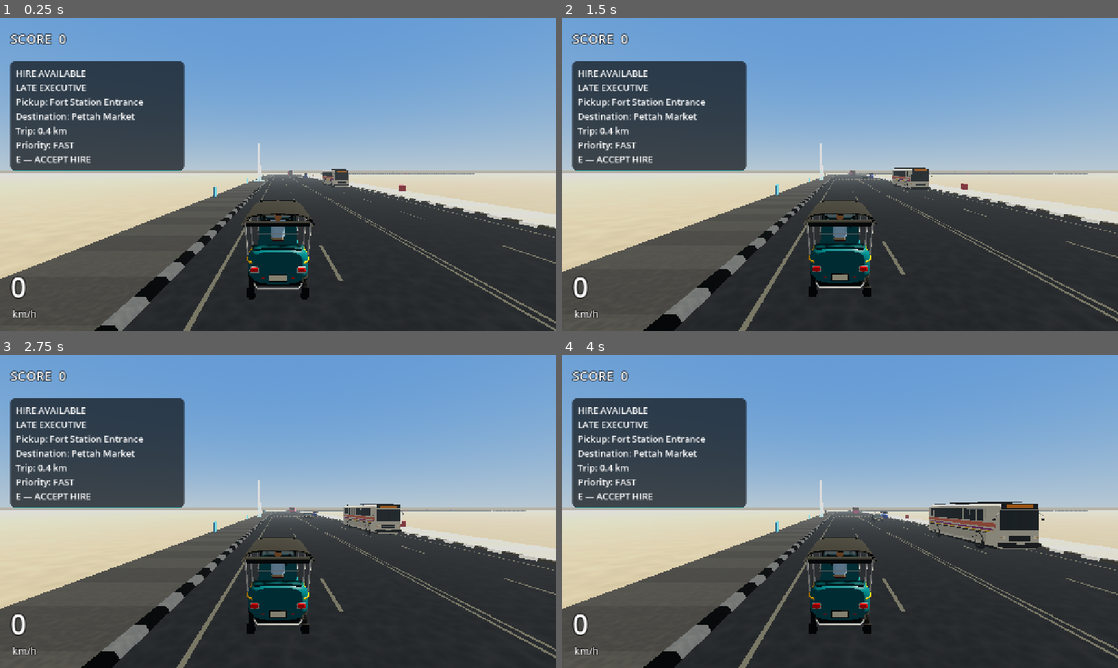
Above: before the commit, frames 1-4 (two rows, left to right).
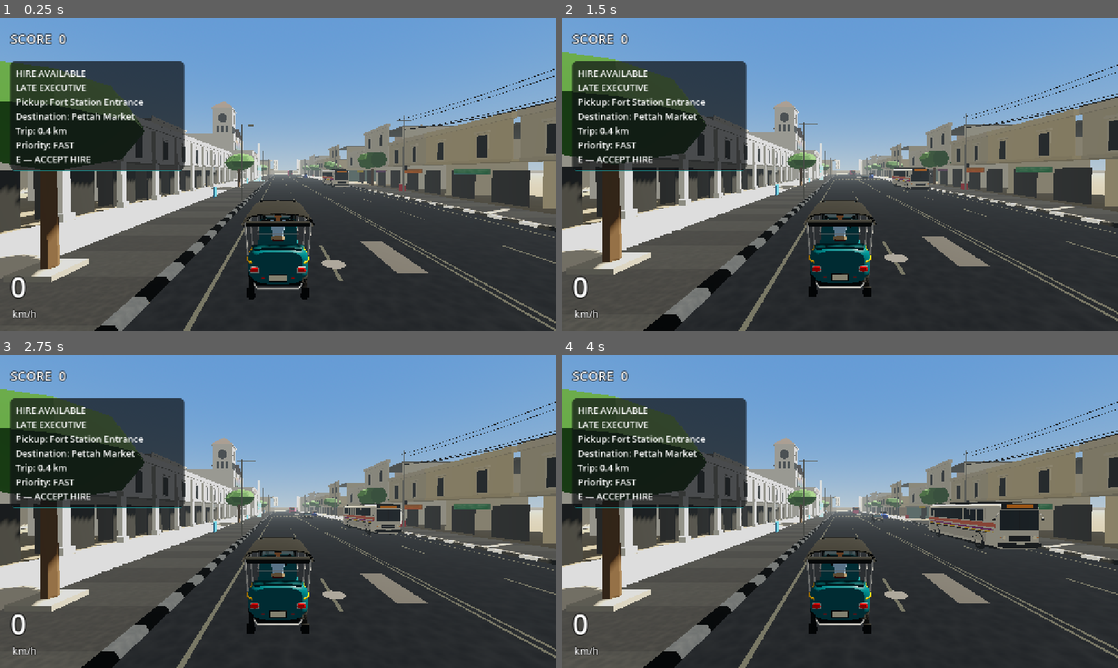
Above: after the commit, the same moments.

Repository: chaven-sl/TukTukColombo
Game: Godot game, scene res://scenes/bootstrap/bootstrap.tscn
Two runs of this game, one before a commit and one after it. Both use one fixed random seed, a clock stepped at 60 frames per second and the inputs below.
Inputs (mouse positions are in pixels of both pictures, inside the frame that each line leads up to):
- Up to frame 1 (0.25 s): no input
- Up to frame 2 (1.5 s): move the mouse to (962, 158) at 0.52 s; hold D (steer_right) 0.53-1.25 s; hold H (horn) 0.53-1.25 s; click (962, 158) at 0.67 s; drag from (728, 190) to (812, 237) at 1.27 s
- Up to frame 3 (2.75 s): move the mouse to (333, 442) at 2.02 s; hold D (steer_right) from 2.03 s (still down); hold H (horn) from 2.03 s (still down)
- Up to frame 4 (4 s): release D (steer_right) at 2.75 s; release H (horn) at 2.75 s; drag from (812, 574) to (673, 464) at 2.77 s; move the mouse to (1006, 558) at 3.52 s; hold A (steer_left) from 3.53 s (still down); hold H (horn) from 3.53 s (still down)

The runs differ from the first frame. In frame 1, 28% of the frame differs, in the area x 0-100%, y 13-85%; in frame 2, 28%; in frame 3, 27%; in frame 4, 26%.
Error before the commit: Parse Error: Static function "static_figure()" not found in base "CharacterBuilder". (res://scripts/districts/fort_pettah_dresser.gd:214)

Commit message:
feat(humans): humans v2 silhouettes and livelier procedural poses
Shaped torso and shoulders, lathed tapered limbs, smaller head with jaw,
ears and fuller hair, hands, shoes/sandals, flared sarongs/skirts (~2.2k
tris); low-detail static build for the background crowd. Poses: longer
stride with counter-twist, stronger run/dive/argue, relaxed seated
passenger, four idle stances. Same rig, outfits and gameplay hooks.

Co-Authored-By: Claude Opus 5.5 <noreply@anthropic.com>

Diff:
--- a/scripts/art/character_builder.gd
+++ b/scripts/art/character_builder.gd
@@ -2,7 +2,8 @@
 extends RefCounted
 ## Stylised adult Sri Lankan characters (v0.03B), generated procedurally.
 ##
-## One rigidly skinned mesh per outfit variant (11 bones, ~1–1.4k triangles,
+## One rigidly skinned mesh per outfit variant (11 bones, ~2–3k triangles in v0.03B1:
+## smooth lathed limbs, shaped torso and shoulders, jaw/ears/hair;
 ## one draw call per person), shared by every person wearing it; each person
 ## gets their own Skeleton3D so CharacterRig can pose them independently.
 ## Variety comes from a small shared part set: tops, lower garments, hair,
@@ -40,6 +41,9 @@
 ]
 
 static var _mesh_cache: Dictionary = {}
+static var _static_cache: Dictionary = {}
+## Segment scale while building (static crowd figures use a low-detail build).
+static var _seg := 1.0
 
 
 static func variant_count() -> int:
@@ -58,6 +62,7 @@
 
 static func clear_cache() -> void:
 	_mesh_cache.clear()
+	_static_cache.clear()
 
 
 ## Model-space rest position of each bone.
@@ -82,7 +87,51 @@
 	return sk
 
 
+## Unskinned copy of a variant in its rest pose, for baking static
+## background figures into district chunks (v0.03B1 crowd layer).
+static func static_figure(variant: int) -> ArtMesh:
+	variant = posmod(variant, VARIANTS.size())
+	if _static_cache.has(variant):
+		return _static_cache[variant]
+	_seg = 0.3
+	var m := _build_art(VARIANTS[variant])
+	_seg = 1.0
+	var plain := ArtMesh.new()
+	plain.append(m)
+	_static_cache[variant] = plain
+	return plain
+
+
 static func _build(v: Array) -> ArrayMesh:
+	return _build_art(v).commit(ArtMaterials.get_material(&"plaster"))
+
+
+## Tapered limb hanging from `top` (bone-local rest point) down `length`,
+## radius `r_top` → `r_bot`, rounded ends. Smooth (lathe).
+static func _limb(m: ArtMesh, top: Vector3, length: float, r_top: float, r_bot: float, color: Color, seg: int = 9) -> void:
+	if _seg < 1.0:  # low-detail crowd build: a simple tapered capsule
+		m.lathe(Transform3D(Basis.IDENTITY, top), PackedVector2Array([Vector2(0.0, -length - r_bot * 0.3), Vector2(r_bot, -length),
+				Vector2(r_top, 0.0), Vector2(0.0, r_top * 0.5)]), 5, color)
+		return
+	m.lathe(Transform3D(Basis.IDENTITY, top), PackedVector2Array([
+		Vector2(0.0, -length - r_bot * 0.4), Vector2(r_bot * 0.75, -length - r_bot * 0.15), Vector2(r_bot, -length * 0.92),
+		Vector2(lerpf(r_bot, r_top, 0.55), -length * 0.45), Vector2(r_top, -length * 0.08), Vector2(r_top * 0.7, r_top * 0.4),
+		Vector2(0.0, r_top * 0.6)]), maxi(4, int(seg * _seg)), color)
+
+
+## Vertical body shell: sections Vector4(y, z offset, width, depth).
+static func _vshell(m: ArtMesh, base: Vector3, sections: Array, color: Color, p := 2.6, n := 14) -> void:
+	var secs: Array = []
+	for q: Vector4 in sections:
+		secs.append(Vector4(q.x, -q.y, q.z, q.w))
+	m.shell(Transform3D(Basis(Vector3.RIGHT, -PI * 0.5), base), secs, p, maxi(6, int(n * _seg)), color, true)
+
+
+static func _sph(m: ArtMesh, c: Vector3, r: Vector3, color: Color, seg: int, rings: int) -> void:
+	m.sphere(Transform3D.IDENTITY, c, r, color, maxi(4, int(seg * _seg)), maxi(3, int(rings * _seg)))
+
+
+static func _build_art(v: Array) -> ArtMesh:
 	var top: int = v[0]
 	var lower: int = v[1]
 	var hair: int = v[2]
@@ -91,98 +140,116 @@
 	var low_c: Color = ArtPalette.CLOTH[v[5]]
 	var skin: Color = ArtPalette.SKIN[v[6]]
 	var k: float = v[7]
+	var female := top == Top.BLOUSE
 	var m := ArtMesh.new()
 	m.skinned = true
 	var I := Transform3D.IDENTITY
-	var hair_c := Color(0.08, 0.07, 0.07) if hair != Hair.BALD else skin
-	var shoe := Color(0.12, 0.1, 0.09)
+	var hair_c := Color(0.07, 0.06, 0.06) if hair != Hair.BALD else skin
+	var shoe := Color(0.13, 0.1, 0.08)
 	var at := func(bone_i: int) -> Vector3: return bone_global_rest(bone_i) * k
-	# --- hips / lower body ---
+	var hips: Vector3 = at.call(Bone.HIPS)
+	var chest: Vector3 = at.call(Bone.CHEST)
+	var head: Vector3 = at.call(Bone.HEAD)
+	# --- pelvis (lower garment colour) ---
 	m.bone = Bone.HIPS
-	var hips: Vector3 = at.call(Bone.HIPS)
-	m.bevel_box(I, hips + Vector3(0, 0.02, 0) * k, Vector3(0.34, 0.2, 0.2) * k, 0.05 * k, low_c)
-	# --- torso ---
+	_vshell(m, Vector3(0, 0, 0), [Vector4(hips.y - 0.1 * k, 0, 0.3 * k, 0.19 * k), Vector4(hips.y + 0.02 * k, 0, 0.32 * k, 0.2 * k),
+			Vector4(hips.y + 0.1 * k, 0, 0.29 * k, 0.19 * k)], low_c)
+	# --- torso: waist → chest → shoulders, sloped shoulder line ---
 	m.bone = Bone.CHEST
-	var chest: Vector3 = at.call(Bone.CHEST)
-	var torso_h := 0.44 * k
-	var torso_w := (0.36 if top != Top.BLOUSE else 0.33) * k
-	m.bevel_box(I, chest + Vector3(0, 0.06, 0) * k, Vector3(torso_w, torso_h, 0.21 * k), 0.06 * k, top_c)
+	var sw := (0.34 if female else 0.4) * k
+	_vshell(m, Vector3(0, 0, 0), [
+		Vector4(hips.y + 0.08 * k, 0.0, (0.27 if female else 0.3) * k, 0.18 * k),
+		Vector4(chest.y + 0.0 * k, 0.005 * k, (0.29 if female else 0.33) * k, (0.21 if female else 0.2) * k),
+		Vector4(chest.y + 0.14 * k, 0.0, sw, 0.21 * k),
+		Vector4(chest.y + 0.22 * k, -0.005 * k, sw * 0.96, 0.19 * k),
+		Vector4(chest.y + 0.27 * k, -0.01 * k, sw * 0.6, 0.13 * k)], top_c, 2.8, 16)
 	if top == Top.SHIRT:  # collar + placket
-		m.box(I, chest + Vector3(0, 0.27, 0.06) * k, Vector3(0.14, 0.04, 0.1) * k, top_c.lightened(0.1))
-		m.box(I, chest + Vector3(0, 0.06, 0.106) * k, Vector3(0.025, 0.36, 0.005) * k, top_c.darkened(0.12))
-	if top == Top.VEST:  # bare arms vest + undershirt
-		m.box(I, chest + Vector3(0, 0.08, 0.108) * k, Vector3(0.18, 0.3, 0.005) * k, ArtPalette.CLOTH[0])
-	if extra == Extra.SAREE_DRAPE:  # pallu across the torso from the left shoulder
+		m.shell(Transform3D(Basis.IDENTITY, chest + Vector3(0, 0.27, 0.0) * k), [Vector4(-0.06 * k, 0.0, 0.15 * k, 0.05 * k), Vector4(0.07 * k, 0.0, 0.16 * k, 0.05 * k)], 2.0, 10, top_c.lightened(0.12), false)
+		m.box(I, chest + Vector3(0, 0.08, 0.104) * k, Vector3(0.022, 0.36, 0.006) * k, top_c.darkened(0.14))
+	if top == Top.VEST:
+		m.box(I, chest + Vector3(0, 0.1, 0.1) * k, Vector3(0.16, 0.28, 0.006) * k, ArtPalette.CLOTH[0])
+	if extra == Extra.SAREE_DRAPE:  # pallu over the left shoulder, across the torso
 		var accent := ArtPalette.ACCENTS[0]
-		var a := Transform3D(Basis(Vector3.FORWARD, 0.55), chest + Vector3(-0.02, 0.06, 0.115) * k)
-		m.box(a, Vector3.ZERO, Vector3(0.12, 0.52, 0.01) * k, top_c.lightened(0.12))
-		m.box(a, Vector3(-0.065, 0, 0) * k, Vector3(0.012, 0.52, 0.012) * k, accent)
+		var a := Transform3D(Basis(Vector3.FORWARD, 0.55), chest + Vector3(-0.02, 0.08, 0.108) * k)
+		m.box(a, Vector3.ZERO, Vector3(0.13, 0.56, 0.012) * k, top_c.lightened(0.15))
+		m.box(a, Vector3(-0.07, 0, 0.002) * k, Vector3(0.014, 0.56, 0.012) * k, accent)
+		m.box(Transform3D(Basis.IDENTITY, chest + Vector3(-0.12, 0.05, -0.1) * k), Vector3.ZERO, Vector3(0.12, 0.5, 0.012) * k, top_c.lightened(0.15))
 	if extra == Extra.APRON:
-		m.box(I, chest + Vector3(0, -0.12, 0.11) * k, Vector3(0.3, 0.5, 0.01) * k, ArtPalette.CLOTH[9])
+		m.box(I, chest + Vector3(0, -0.14, 0.106) * k, Vector3(0.3, 0.52, 0.01) * k, ArtPalette.CLOTH[9])
 	if extra == Extra.BACKPACK:
-		m.bevel_box(I, chest + Vector3(0, 0.05, -0.16) * k, Vector3(0.28, 0.36, 0.13) * k, 0.04 * k, ArtPalette.CLOTH[2].darkened(0.2))
-	# --- head ---
+		m.shell(Transform3D(Basis(Vector3.RIGHT, -PI * 0.5), chest + Vector3(0, 0.07, -0.16) * k), [Vector4(-0.18 * k, 0, 0.28 * k, 0.12 * k), Vector4(0.18 * k, 0, 0.27 * k, 0.12 * k)], 3.0, 12, ArtPalette.CLOTH[2].darkened(0.25))
+	# --- neck + head: smaller, rounder skull, jaw, ears, nose ---
 	m.bone = Bone.HEAD
-	var head: Vector3 = at.call(Bone.HEAD)
-	m.cylinder(I, head + Vector3(0, -0.06, 0) * k, 0.055 * k, 0.1 * k, 6, skin, false)
-	m.sphere(I, head + Vector3(0, 0.1, 0.01) * k, Vector3(0.105, 0.125, 0.115) * k, skin, 9, 6)
-	m.box(I, head + Vector3(0, 0.08, 0.115) * k, Vector3(0.03, 0.05, 0.03) * k, skin.darkened(0.08))  # nose
+	_limb(m, head + Vector3(0, 0.0, 0.0), 0.08 * k, 0.05 * k, 0.055 * k, skin, 8)
+	_sph(m, head + Vector3(0, 0.115, 0.0) * k, Vector3(0.096, 0.112, 0.105) * k, skin, 12, 8)
+	_sph(m, head + Vector3(0, 0.055, 0.03) * k, Vector3(0.078, 0.06, 0.08) * k, skin, 10, 5)  # jaw
+	if _seg >= 1.0:  # face details only on the full-detail (animated) build
+		_sph(m, head + Vector3(0, 0.1, 0.105) * k, Vector3(0.018, 0.026, 0.022) * k, skin.darkened(0.06), 6, 4)  # nose
+	for sx: float in ([-1.0, 1.0] if _seg >= 1.0 else []):
+		_sph(m, head + Vector3(sx * 0.095, 0.11, 0.0) * k, Vector3(0.016, 0.03, 0.022) * k, skin.darkened(0.05), 6, 4)  # ears
+		_sph(m, head + Vector3(sx * 0.035, 0.13, 0.095) * k, Vector3(0.012, 0.008, 0.006) * k, Color(0.08, 0.06, 0.05), 5, 3)  # eyes
 	match hair:
 		Hair.SHORT:
-			m.sphere(I, head + Vector3(0, 0.175, -0.035) * k, Vector3(0.11, 0.08, 0.11) * k, hair_c, 8, 4)
+			_sph(m, head + Vector3(0, 0.155, -0.012) * k, Vector3(0.102, 0.085, 0.11) * k, hair_c, 12, 6)
 		Hair.BUN:
-			m.sphere(I, head + Vector3(0, 0.17, -0.04) * k, Vector3(0.112, 0.085, 0.115) * k, hair_c, 8, 4)
-			m.sphere(I, head + Vector3(0, 0.1, -0.13) * k, Vector3(0.06, 0.06, 0.06) * k, hair_c, 6, 4)
+			_sph(m, head + Vector3(0, 0.15, -0.015) * k, Vector3(0.104, 0.09, 0.112) * k, hair_c, 12, 6)
+			_sph(m, head + Vector3(0, 0.1, -0.13) * k, Vector3(0.058, 0.055, 0.05) * k, hair_c, 8, 5)
 		Hair.LONG:
-			m.sphere(I, head + Vector3(0, 0.165, -0.04) * k, Vector3(0.115, 0.09, 0.118) * k, hair_c, 8, 4)
-			m.box(I, head + Vector3(0, -0.05, -0.08) * k, Vector3(0.2, 0.3, 0.06) * k, hair_c)
+			_sph(m, head + Vector3(0, 0.15, -0.015) * k, Vector3(0.106, 0.092, 0.114) * k, hair_c, 12, 6)
+			m.shell(Transform3D(Basis(Vector3.RIGHT, -PI * 0.5), head + Vector3(0, 0.0, -0.075) * k), [Vector4(-0.2 * k, 0, 0.17 * k, 0.06 * k), Vector4(0.12 * k, 0, 0.2 * k, 0.07 * k)], 3.0, 10, hair_c)
 	match extra:
 		Extra.HELMET:
-			m.sphere(I, head + Vector3(0, 0.15, -0.02) * k, Vector3(0.14, 0.13, 0.15) * k, ArtPalette.ACCENTS[1], 9, 5)
-			m.box(I, head + Vector3(0, 0.11, 0.13) * k, Vector3(0.2, 0.06, 0.03) * k, ArtPalette.GLASS)
+			_sph(m, head + Vector3(0, 0.14, -0.01) * k, Vector3(0.135, 0.13, 0.145) * k, ArtPalette.ACCENTS[1], 12, 7)
+			m.box(I, head + Vector3(0, 0.1, 0.13) * k, Vector3(0.19, 0.06, 0.025) * k, ArtPalette.GLASS)
 		Extra.CAP:
-			m.sphere(I, head + Vector3(0, 0.19, -0.02) * k, Vector3(0.115, 0.065, 0.12) * k, ArtPalette.ACCENTS[2], 8, 4)
-			m.box(I, head + Vector3(0, 0.15, 0.15) * k, Vector3(0.16, 0.015, 0.1) * k, ArtPalette.ACCENTS[2])
-	# --- arms ---
-	var sleeve := top_c if top != Top.VEST else skin
+			_sph(m, head + Vector3(0, 0.18, -0.01) * k, Vector3(0.108, 0.06, 0.115) * k, ArtPalette.ACCENTS[2], 10, 5)
+			m.box(I, head + Vector3(0, 0.15, 0.14) * k, Vector3(0.15, 0.014, 0.09) * k, ArtPalette.ACCENTS[2])
+	# --- arms: shoulder cap, upper arm, forearm, hand ---
+	var short_sleeve := top == Top.TEE or top == Top.BLOUSE or top == Top.VEST
 	for side: int in [-1, 1]:
 		var arm_bone := Bone.L_ARM if side < 0 else Bone.R_ARM
 		var fore_bone := Bone.L_FOREARM if side < 0 else Bone.R_FOREARM
 		var sh: Vector3 = at.call(arm_bone)
 		m.bone = arm_bone
-		var short_sleeve := top == Top.TEE or top == Top.BLOUSE
-		m.cylinder(I, sh + Vector3(0, -0.14, 0) * k, 0.055 * k, 0.29 * k, 6, sleeve if not short_sleeve else skin, true, 0.06 * k)
-		if short_sleeve:
-			m.cylinder(I, sh + Vector3(0, -0.05, 0) * k, 0.065 * k, 0.12 * k, 6, top_c, true)
+		var upper_c := skin if top == Top.VEST else top_c
+		_limb(m, sh + Vector3(-side * 0.005, 0.0, 0.0) * k, 0.27 * k, 0.058 * k, 0.046 * k, upper_c if not short_sleeve else skin)
+		if short_sleeve and top != Top.VEST:
+			_limb(m, sh + Vector3(0, 0.01, 0) * k, 0.11 * k, 0.066 * k, 0.06 * k, top_c)
 		var el: Vector3 = at.call(fore_bone)
 		m.bone = fore_bone
-		m.cylinder(I, el + Vector3(0, -0.13, 0) * k, 0.045 * k, 0.27 * k, 6, skin if top != Top.SHIRT else top_c, true, 0.05 * k)
+		_limb(m, el, 0.25 * k, 0.045 * k, 0.034 * k, top_c if top == Top.SHIRT else skin)
 		if top == Top.SHIRT:
-			m.cylinder(I, el + Vector3(0, -0.22, 0) * k, 0.043 * k, 0.09 * k, 6, skin, true)
-		m.sphere(I, el + Vector3(0, -0.3, 0.01) * k, Vector3(0.045, 0.06, 0.035) * k, skin, 6, 4)  # hand
+			_limb(m, el + Vector3(0, -0.2, 0) * k, 0.06 * k, 0.034 * k, 0.03 * k, skin)
+		m.shell(Transform3D(Basis(Vector3.RIGHT, -PI * 0.5), el + Vector3(0, -0.3, 0.005) * k), [Vector4(-0.05 * k, 0, 0.055 * k, 0.03 * k), Vector4(0.03 * k, 0, 0.06 * k, 0.035 * k)], 2.4, 8, skin)  # hand
 		if side < 0 and extra == Extra.HANDBAG:
-			m.box(I, el + Vector3(-0.04, -0.4, 0) * k, Vector3(0.06, 0.18, 0.24) * k, ArtPalette.BRICK.darkened(0.2))
+			m.shell(Transform3D(Basis(Vector3.RIGHT, -PI * 0.5), el + Vector3(-0.045, -0.36, 0) * k), [Vector4(-0.1 * k, 0, 0.07 * k, 0.24 * k), Vector4(0.08 * k, 0, 0.06 * k, 0.22 * k)], 4.0, 10, ArtPalette.BRICK.darkened(0.2))
 		if side > 0 and extra == Extra.UMBRELLA:  # closed umbrella carried like a cane
-			m.cylinder(I, el + Vector3(0, -0.55, 0.05) * k, 0.03 * k, 0.6 * k, 5, Color(0.1, 0.1, 0.12), true, 0.01 * k)
-	# --- legs / lower garment ---
+			m.cylinder(I, el + Vector3(0, -0.55, 0.05) * k, 0.03 * k, 0.6 * k, 6, Color(0.1, 0.1, 0.12), true, 0.012 * k)
+	# --- legs / footwear ---
 	for side: int in [-1, 1]:
 		var leg_bone := Bone.L_LEG if side < 0 else Bone.R_LEG
 		var shin_bone := Bone.L_SHIN if side < 0 else Bone.R_SHIN
 		var hip: Vector3 = at.call(leg_bone)
 		m.bone = leg_bone
-		var thigh_c := low_c if lower != Lower.SHORTS else low_c
-		m.cylinder(I, hip + Vector3(0, -0.21, 0) * k, 0.085 * k, 0.43 * k, 7, thigh_c, true, 0.075 * k)
+		var trousers := lower == Lower.TROUSERS or lower == Lower.JEANS
+		_limb(m, hip, 0.42 * k, 0.088 * k, 0.062 * k, low_c if lower != Lower.SHORTS else low_c, 10)
 		var knee: Vector3 = at.call(shin_bone)
 		m.bone = shin_bone
-		var shin_c := low_c if (lower == Lower.TROUSERS or lower == Lower.JEANS) else skin
-		m.cylinder(I, knee + Vector3(0, -0.21, 0) * k, 0.06 * k, 0.42 * k, 7, shin_c, true, 0.055 * k)
-		m.bevel_box(I, knee + Vector3(0, -0.45, 0.05) * k, Vector3(0.1, 0.07, 0.24) * k, 0.03 * k, shoe)
+		_limb(m, knee, 0.4 * k, 0.06 * k, 0.04 * k, low_c if trousers else skin, 10)
+		if lower == Lower.SHORTS:
+			_limb(m, knee + Vector3(0, 0.22, 0) * k, 0.14 * k, 0.075 * k, 0.07 * k, low_c, 10)
+		var sandal := lower == Lower.SARONG or lower == Lower.LONG_SKIRT or lower == Lower.SHORTS
+		m.shell(Transform3D(Basis.IDENTITY, knee + Vector3(0, -0.425, 0.035) * k),
+				[Vector4(-0.09 * k, 0.0, 0.085 * k, 0.05 * k), Vector4(0.02 * k, 0.01 * k, 0.095 * k, 0.07 * k), Vector4(0.13 * k, -0.005 * k, 0.08 * k, 0.045 * k)],
+				2.6, 10, shoe if not sandal else Color(0.3, 0.2, 0.12))
 	if lower == Lower.SARONG or lower == Lower.LONG_SKIRT:
 		# Wrap skirt rides with the hips; legs animate inside it, feet show below.
 		m.bone = Bone.HIPS
-		var length := (0.72 if lower == Lower.LONG_SKIRT else 0.66) * k
-		var hem_r := (0.2 if lower == Lower.LONG_SKIRT else 0.17) * k
-		m.cylinder(I, hips + Vector3(0, -length * 0.5 + 0.05 * k, 0), hem_r, length, 9, low_c, false, 0.17 * k)
-		if lower == Lower.SARONG:  # woven band
-			m.cylinder(I, hips + Vector3(0, -length + 0.12 * k, 0), hem_r * 1.01, 0.05 * k, 9, low_c.darkened(0.3), false)
-	return m.commit(ArtMaterials.get_material(&"plaster"))
+		var length := (0.74 if lower == Lower.LONG_SKIRT else 0.68) * k
+		var hem := (0.21 if lower == Lower.LONG_SKIRT else 0.18) * k
+		var y0 := hips.y + 0.08 * k
+		m.lathe(I, PackedVector2Array([Vector2(hem * 0.92, y0 - length), Vector2(hem, y0 - length + 0.03 * k), Vector2(hem * 0.86, y0 - length * 0.5),
+				Vector2(0.165 * k, y0 - 0.06 * k), Vector2(0.15 * k, y0)]), maxi(6, int(14 * _seg)), low_c)
+		if lower == Lower.SARONG:  # woven band near the hem
+			m.lathe(I, PackedVector2Array([Vector2(hem * 1.005, y0 - length + 0.1 * k), Vector2(hem * 0.98, y0 - length + 0.16 * k)]), maxi(6, int(14 * _seg)), low_c.darkened(0.35))
+	return m
--- a/scripts/art/character_rig.gd
+++ b/scripts/art/character_rig.gd
@@ -91,45 +91,72 @@
 			var breathe := sin(_phase + _seed) * 0.02
 			_rot(B.CHEST, breathe)
 			_rot(B.HEAD, sin(_phase * 0.35 + _seed) * 0.08, sin(_phase * 0.2 + _seed) * 0.3)
-			_rot(B.L_ARM, 0.05, 0, 0.08)
-			_rot(B.R_ARM, 0.05, 0, -0.08)
-			_rot(B.L_FOREARM, -0.15)
-			_rot(B.R_FOREARM, -0.15)
+			# Per-person idle stance so groups don't look cloned.
+			match int(_seed * 7.0) % 4:
+				0:
+					_rot(B.L_ARM, 0.05, 0, 0.08)
+					_rot(B.R_ARM, 0.05, 0, -0.08)
+					_rot(B.L_FOREARM, -0.15)
+					_rot(B.R_FOREARM, -0.15)
+				1:  # hands clasped in front
+					_rot(B.L_ARM, -0.25, 0, -0.18)
+					_rot(B.R_ARM, -0.25, 0, 0.18)
+					_rot(B.L_FOREARM, -0.9, 0.5)
+					_rot(B.R_FOREARM, -0.9, -0.5)
+				2:  # hand on hip, weight on one leg
+					_rot(B.R_ARM, 0.1, 0, -0.65)
+					_rot(B.R_FOREARM, -1.5)
+					_rot(B.L_ARM, 0.05, 0, 0.08)
+					_rot(B.HIPS, 0.0, 0.0, 0.06)
+					_rot(B.L_LEG, 0.0, 0.0, -0.08)
+				_:  # arms folded
+					_rot(B.L_ARM, -0.5, 0, -0.25)
+					_rot(B.R_ARM, -0.5, 0, 0.25)
+					_rot(B.L_FOREARM, -1.7, 0.6)
+					_rot(B.R_FOREARM, -1.7, -0.6)
 		Mode.WALK, Mode.BOARD, Mode.HURRY:
-			var amp := 0.45 if mode != Mode.HURRY else 0.6
+			# v0.03B1: longer stride, knee lift on the swing leg, arms swing
+			# opposite with elbows bending forward, pelvis/chest counter-twist.
+			var amp := 0.55 if mode != Mode.HURRY else 0.72
 			_rot(B.L_LEG, s * amp)
 			_rot(B.R_LEG, -s * amp)
-			_rot(B.L_SHIN, -maxf(-c, 0.0) * amp * 1.2)
-			_rot(B.R_SHIN, -maxf(c, 0.0) * amp * 1.2)
-			_rot(B.L_ARM, -s * amp * 0.8, 0, 0.06)
-			_rot(B.R_ARM, s * amp * 0.8, 0, -0.06)
-			_rot(B.L_FOREARM, -0.25)
-			_rot(B.R_FOREARM, -0.25)
-			_rot(B.CHEST, 0.04 if mode != Mode.HURRY else 0.15, s * 0.05)
-			skeleton.set_bone_pose_position(B.HIPS, Vector3(0, hips_y + absf(c) * 0.025, 0))
+			_rot(B.L_SHIN, -maxf(-c, 0.0) * amp * 1.5 - 0.05)
+			_rot(B.R_SHIN, -maxf(c, 0.0) * amp * 1.5 - 0.05)
+			_rot(B.L_ARM, -s * amp * 0.85, 0, 0.07)
+			_rot(B.R_ARM, s * amp * 0.85, 0, -0.07)
+			_rot(B.L_FOREARM, -0.3 - maxf(-s, 0.0) * 0.45)
+			_rot(B.R_FOREARM, -0.3 - maxf(s, 0.0) * 0.45)
+			_rot(B.HIPS, 0.0, s * 0.08)
+			_rot(B.CHEST, 0.05 if mode != Mode.HURRY else 0.18, -s * 0.12)
+			_rot(B.HEAD, -0.03, s * 0.05)
+			skeleton.set_bone_pose_position(B.HIPS, Vector3(0, hips_y + absf(c) * 0.03, 0))
 		Mode.RUN, Mode.EVADE:
-			_rot(B.L_LEG, s * 0.9)
-			_rot(B.R_LEG, -s * 0.9)
-			_rot(B.L_SHIN, -maxf(-c, 0.0) * 1.5)
-			_rot(B.R_SHIN, -maxf(c, 0.0) * 1.5)
-			_rot(B.L_ARM, -s * 0.9, 0, 0.1)
-			_rot(B.R_ARM, s * 0.9, 0, -0.1)
-			_rot(B.L_FOREARM, -1.3)
-			_rot(B.R_FOREARM, -1.3)
-			_rot(B.CHEST, 0.3)
-			_rot(B.HEAD, -0.2)
-			skeleton.set_bone_pose_position(B.HIPS, Vector3(0, hips_y + absf(c) * 0.06, 0))
+			_rot(B.L_LEG, s * 1.05 - 0.1)
+			_rot(B.R_LEG, -s * 1.05 - 0.1)
+			_rot(B.L_SHIN, -maxf(-c, 0.0) * 1.9 - 0.2)
+			_rot(B.R_SHIN, -maxf(c, 0.0) * 1.9 - 0.2)
+			_rot(B.L_ARM, -s * 1.1, 0, 0.14)
+			_rot(B.R_ARM, s * 1.1, 0, -0.14)
+			_rot(B.L_FOREARM, -1.45)
+			_rot(B.R_FOREARM, -1.45)
+			_rot(B.HIPS, 0.12, s * 0.1)
+			_rot(B.CHEST, 0.32, -s * 0.15)
+			_rot(B.HEAD, -0.28)
+			skeleton.set_bone_pose_position(B.HIPS, Vector3(0, hips_y - 0.03 + absf(c) * 0.08, 0))
 		Mode.DIVE:
 			# Throwing themselves aside: body pitched, arms out, legs trailing.
-			_rot(B.HIPS, 0.9)
-			_rot(B.CHEST, 0.35)
-			_rot(B.HEAD, -0.6)
-			_rot(B.L_ARM, -2.4, 0, 0.3)
-			_rot(B.R_ARM, -2.4, 0, -0.3)
-			_rot(B.L_LEG, -0.5)
-			_rot(B.R_LEG, -0.2)
-			_rot(B.L_SHIN, -0.9)
-			_rot(B.R_SHIN, -0.4)
+			_rot(B.HIPS, 1.1, 0.0, 0.25)
+			_rot(B.CHEST, 0.45, 0.0, 0.15)
+			_rot(B.HEAD, -0.75)
+			_rot(B.L_ARM, -2.7, 0, 0.45)
+			_rot(B.R_ARM, -2.5, 0, -0.35)
+			_rot(B.L_FOREARM, -0.2)
+			_rot(B.R_FOREARM, -0.35)
+			_rot(B.L_LEG, -0.75)
+			_rot(B.R_LEG, 0.35)
+			_rot(B.L_SHIN, -1.2)
+			_rot(B.R_SHIN, -0.25)
+			skeleton.set_bone_pose_position(B.HIPS, Vector3(0, hips_y - 0.35, 0))
 		Mode.SEATED, Mode.DRIVE:
 			_rot(B.L_LEG, -1.5)
 			_rot(B.R_LEG, -1.5)
@@ -142,20 +169,28 @@
 				_rot(B.R_FOREARM, -0.5)
 				_rot(B.HEAD, 0.05, sin(_phase * 0.4) * 0.15)
 			else:
-				_rot(B.L_ARM, -0.35, 0, 0.12)
-				_rot(B.R_ARM, -0.35, 0, -0.12)
-				_rot(B.L_FOREARM, -0.9)
-				_rot(B.R_FOREARM, -0.9)
-				_rot(B.HEAD, sin(_phase * 0.3 + _seed) * 0.06, sin(_phase * 0.17 + _seed) * 0.5)
+				# Passenger: sitting back, hands resting on the knees, looking
+				# around at the street (head stays visible above the backrest).
+				_rot(B.CHEST, -0.12, sin(_phase * 0.11 + _seed) * 0.1)
+				_rot(B.L_ARM, -0.55, 0, 0.18)
+				_rot(B.R_ARM, -0.55, 0, -0.18)
+				_rot(B.L_FOREARM, -0.75)
+				_rot(B.R_FOREARM, -0.75)
+				_rot(B.HEAD, 0.05 + sin(_phase * 0.3 + _seed) * 0.06, sin(_phase * 0.17 + _seed) * 0.55)
 		Mode.ARGUE:
 			# Animated, insistent gestures — never contact.
+			# Pointing / both-hands-open gestures, leaning in, head jabbing.
 			var g := sin(_phase * 3.5)
-			_rot(B.R_ARM, -1.4 + g * 0.5, 0, -0.2)
-			_rot(B.R_FOREARM, -0.6 + g * 0.4)
-			_rot(B.L_ARM, -0.4, 0, 0.5)
-			_rot(B.L_FOREARM, -1.6)
-			_rot(B.CHEST, 0.12 + g * 0.05, sin(_phase * 1.7) * 0.15)
-			_rot(B.HEAD, 0.1 + g * 0.08)
+			var g2 := sin(_phase * 1.3 + _seed)
+			_rot(B.R_ARM, -1.5 + g * 0.55, 0, -0.25)
+			_rot(B.R_FOREARM, -0.45 + g * 0.45)
+			_rot(B.L_ARM, -0.7 - maxf(g2, 0.0) * 0.8, 0, 0.55 + maxf(g2, 0.0) * 0.4)
+			_rot(B.L_FOREARM, -1.2 + maxf(g2, 0.0) * 0.6)
+			_rot(B.HIPS, 0.0, g2 * 0.12)
+			_rot(B.CHEST, 0.18 + g * 0.06, sin(_phase * 1.7) * 0.2)
+			_rot(B.HEAD, 0.12 + g * 0.12, g2 * 0.15)
+			_rot(B.L_LEG, -0.12)
+			_rot(B.R_LEG, 0.1)
 	if _gesture > 0.0:
 		var up := sin(clampf(_gesture / 0.8, 0.0, 1.0) * PI)
 		_rot(B.L_ARM, -2.2 * up, 0, 0.3 * up)
